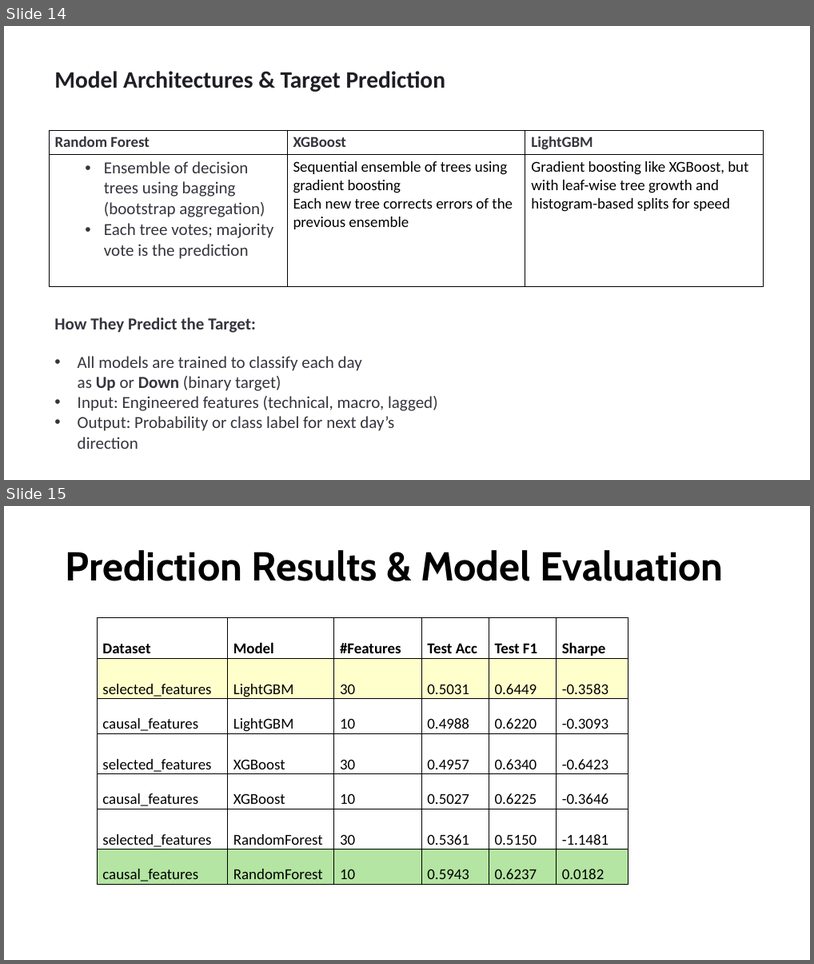
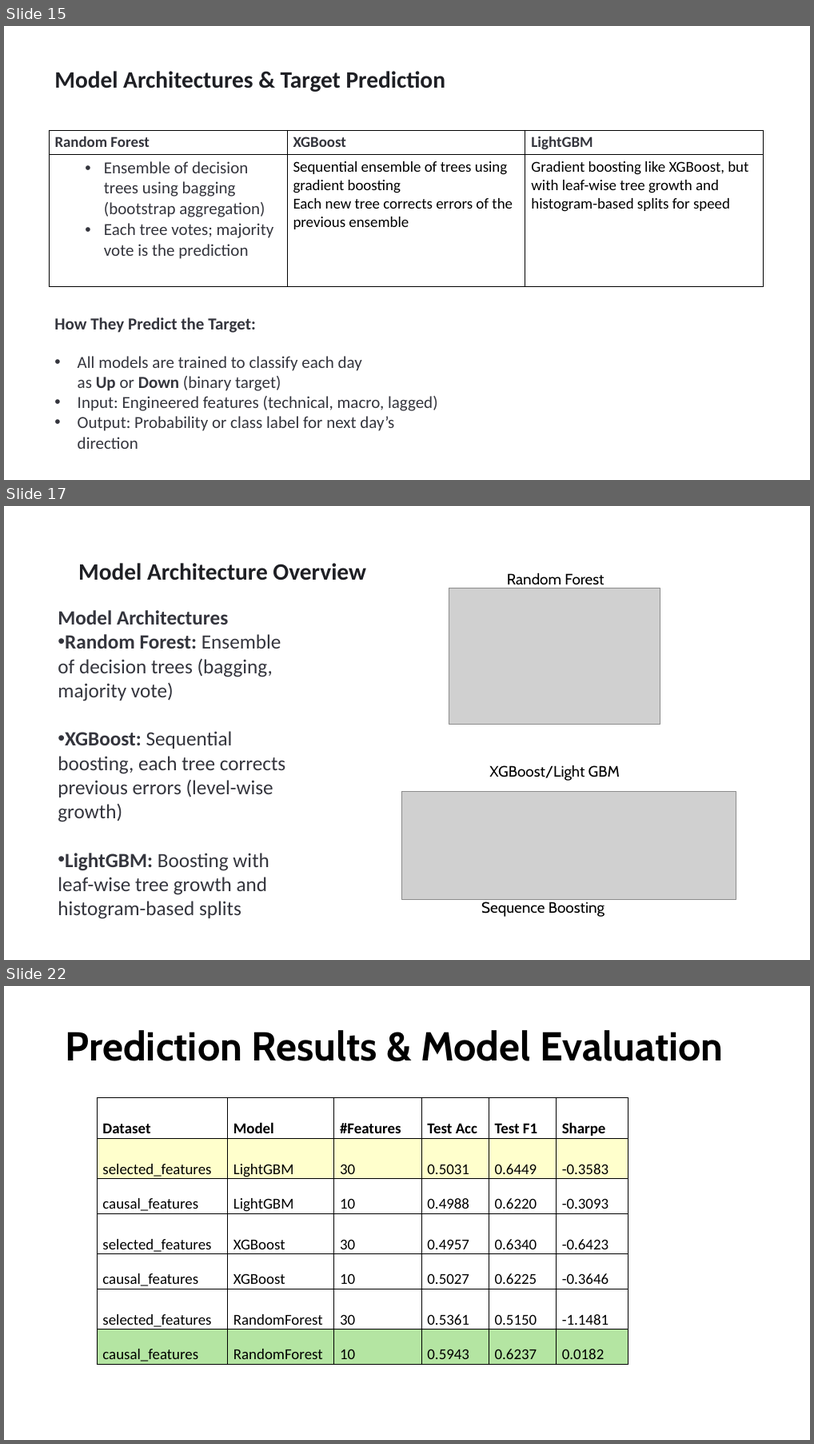
Before and after one commit to sjohny-uh/Causal_Inference_Project, a slide deck: Presentation/Causal_Inference_Presentation.pptx. Shown one above the other, each under a label of ours: slides 14 and 15 before the commit, slides 15, 17 and 22 after it; the slides between them are not shown. The pictures are 814x964 and 814x1444 pixels, drawn with LibreOffice and Linux fonts; fonts in the diff are those of the drawing; grey boxes stand for pictures. Boxes give left, top, right and bottom in pixels: in the first picture for what was removed or moved away, otherwise in the second. Text is boxed around its words. In the diff, an @@ line names an element or a change of style, - is before the commit and + after.

```diff
--- a/Presentation/Causal_Inference_Presentation.pptx
+++ b/Presentation/Causal_Inference_Presentation.pptx
@@ slide 17 added at [4, 506, 810, 960], background #FFFFFF @@
@@ text added at [78, 563, 366, 580], 28 pt, text #1E1F24, bold @@
+Model Architecture Overview
@@ text added at [507, 572, 604, 588], 18 pt, text #000000 @@
+Random Forest
@@ picture added at [450, 588, 660, 724] @@
@@ text added at [58, 610, 286, 919], 24 pt, text #34353D @@
+Model Architectures
+• Random Forest: Ensemble of decision trees (bagging, majority vote)
+• XGBoost: Sequential boosting, each tree corrects previous errors (level-wise growth)
+• LightGBM: Boosting with leaf-wise tree growth and histogram-based splits
@@ text added at [490, 764, 620, 780], 18 pt, text #000000 @@
+XGBoost/Light GBM
@@ picture added at [402, 792, 737, 899] @@
@@ text added at [482, 901, 605, 916], 18 pt, text #000000 @@
+Sequence Boosting
@@ what was slide 14 is now slide 15 @@
@@ what was slide 15 is now slide 22 @@
```
Also in this commit, not shown: 5 other slides added, 2 other files.
